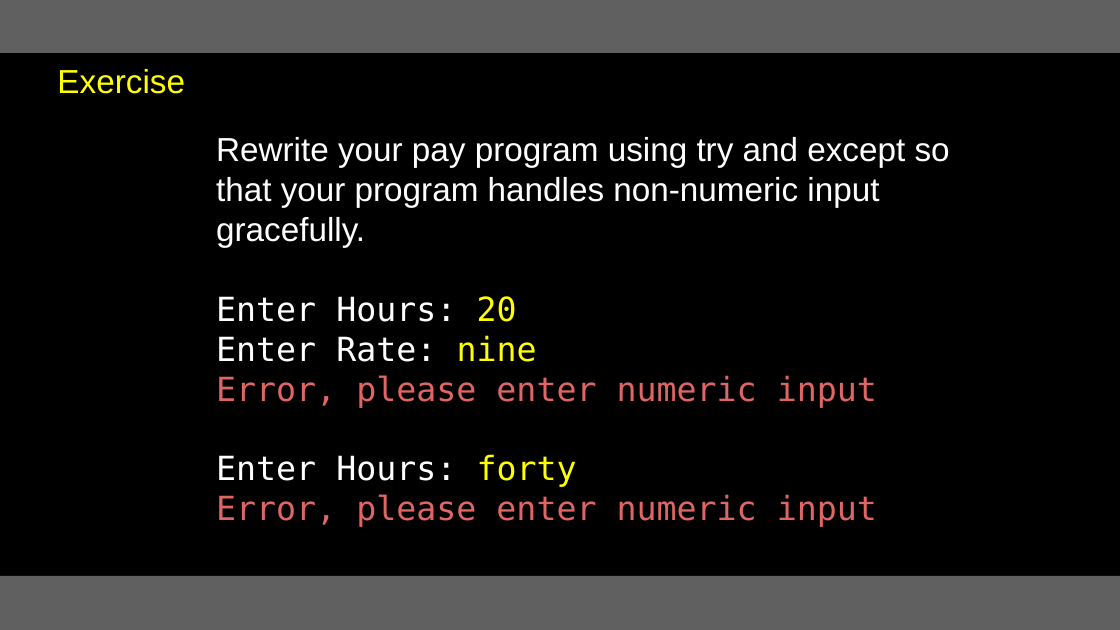
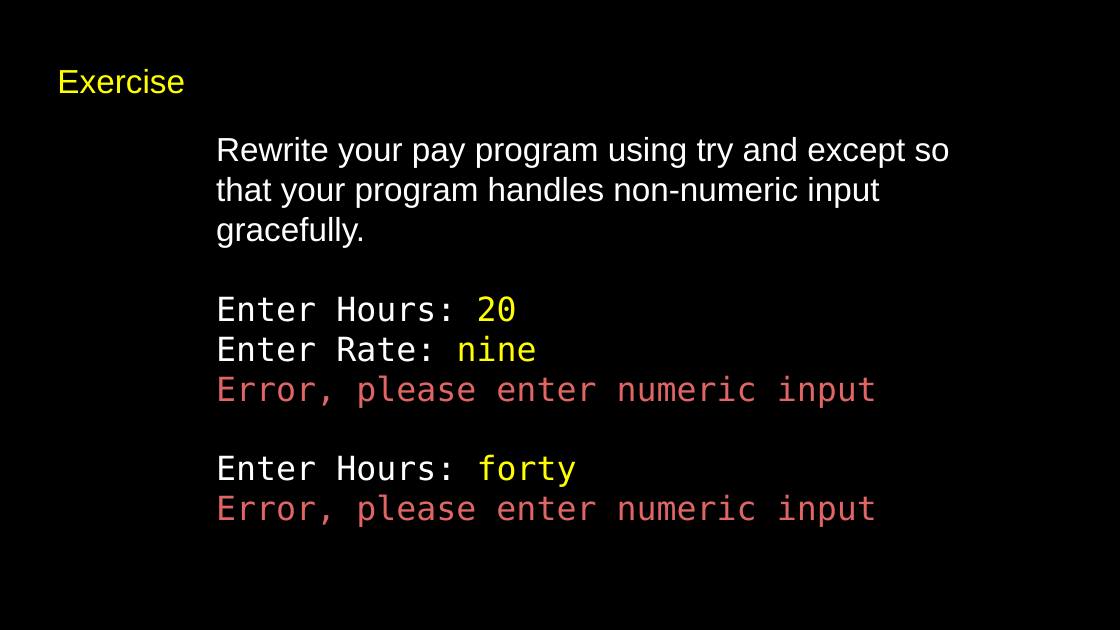
Before and after one commit to csev/py4e, a slide deck: slide 30 of lectures3/Pythonlearn-03-Conditional.pptx. Drawn at 1120x630 pixels with LibreOffice and Linux fonts; fonts in the diff are those of the drawing. Boxes give left, top, right and bottom in pixels: in the first picture for what was removed or moved away, otherwise in the second. Text is boxed around its words. In the diff, an @@ line names an element or a change of style, - is before the commit and + after.

Commit message:
Update presentations

```diff
--- a/lectures3/Pythonlearn-03-Conditional.pptx
+++ b/lectures3/Pythonlearn-03-Conditional.pptx
@@ rectangle removed at (0, 0, 1120, 53) @@
@@ rectangle at (0, 576, 1120, 630): fill #606060 to #000000 @@
```
Also in this commit, not shown: 31 other slides changed, 2 other files.
